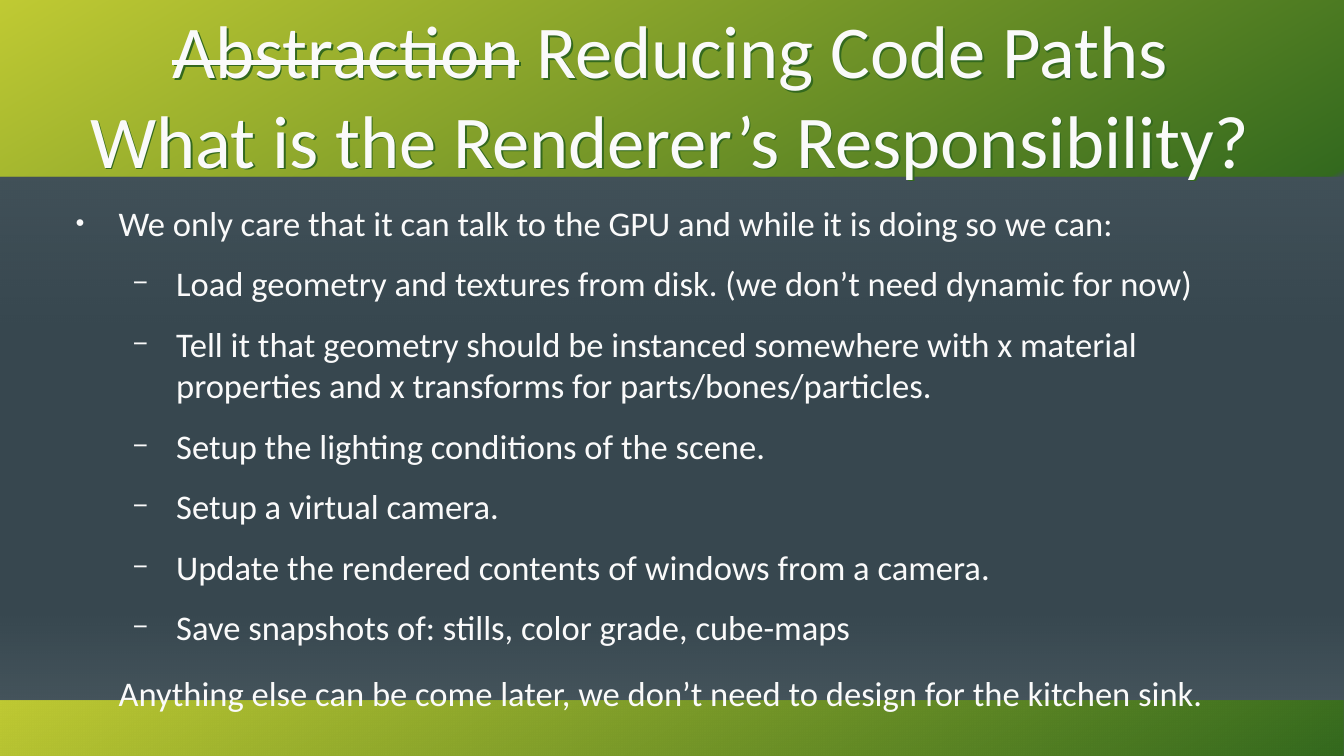
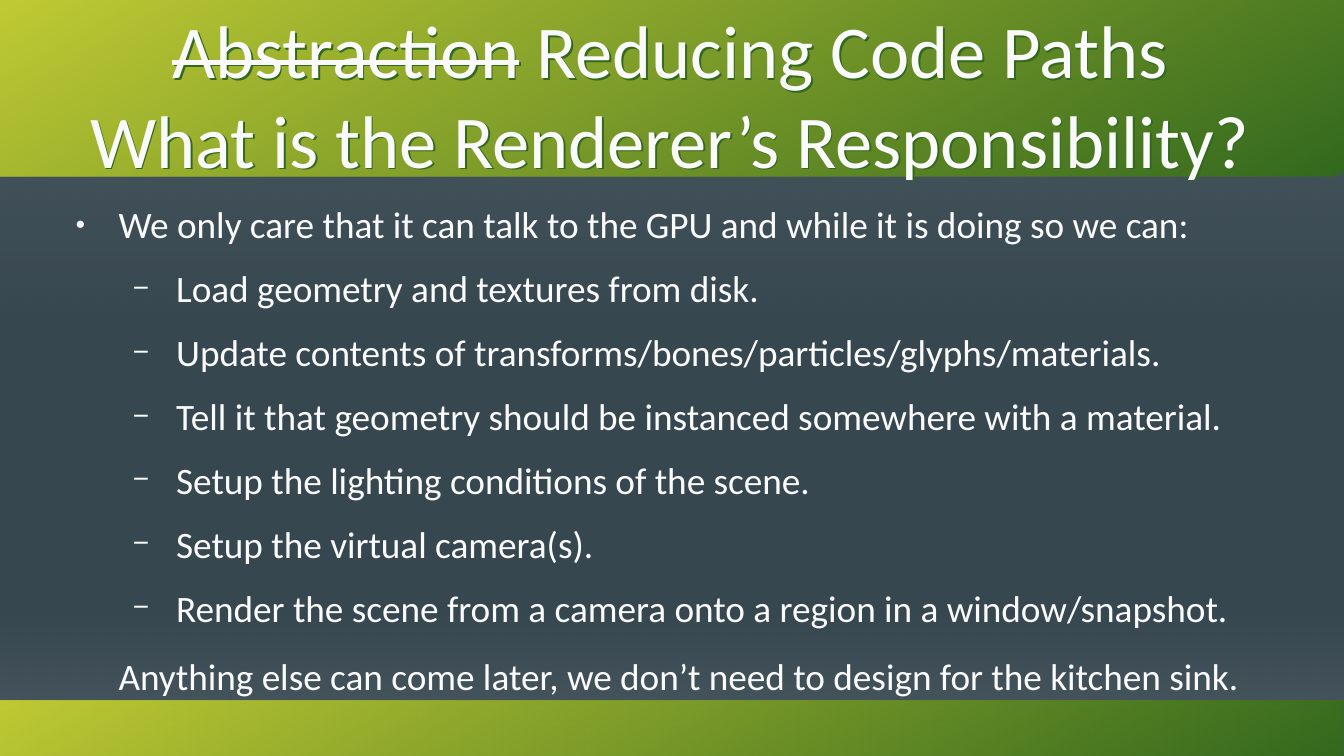
Before and after one commit to KenzieMac130/CitrusToolbox, a slide deck: slide 11 of docs/MovingToGpuDrivenRendering.odp (slide 10 before the commit). Drawn at 1344x756 pixels with LibreOffice and Linux fonts; fonts in the diff are those of the drawing. Boxes give left, top, right and bottom in pixels: in the first picture for what was removed or moved away, otherwise in the second. Text is boxed around its words. In the diff, an @@ line names an element or a change of style, - is before the commit and + after.

```diff
--- a/docs/MovingToGpuDrivenRendering.odp
+++ b/docs/MovingToGpuDrivenRendering.odp
@@ text at (119, 212, 1189, 501): size 20.4 to 22 pt in "We only care that it can talk ...", "Setup the lighting conditions of the scene." @@
@@ text at (176, 276, 1221, 437): text changed; size 20.4 to 22 pt @@
-  − Load geometry and textures from disk. (we don’t need dynamic for now)
-  − Tell it that geometry should be instanced somewhere with x material properties and x transforms for parts/bones/particles.
+  − Load geometry and textures from disk.
+  − Update contents of transforms/bones/particles/glyphs/materials.
+  − Tell it that geometry should be instanced somewhere with a material.
@@ text at (119, 531, 1238, 697): text changed; size 20.4 to 22 pt @@
-  − Setup a virtual camera.
-  − Update the rendered contents of windows from a camera.
-  − Save snapshots of: stills, color grade, cube-maps
-Anything else can be come later, we don’t need to design for the kitchen sink.
+  − Setup the virtual camera(s).
+  − Render the scene from a camera onto a region in a window/snapshot.
+Anything else can come later, we don’t need to design for the kitchen sink.
```
Also in this commit, not shown: 11 other slides changed, 32 slides added, 5 slides removed.
